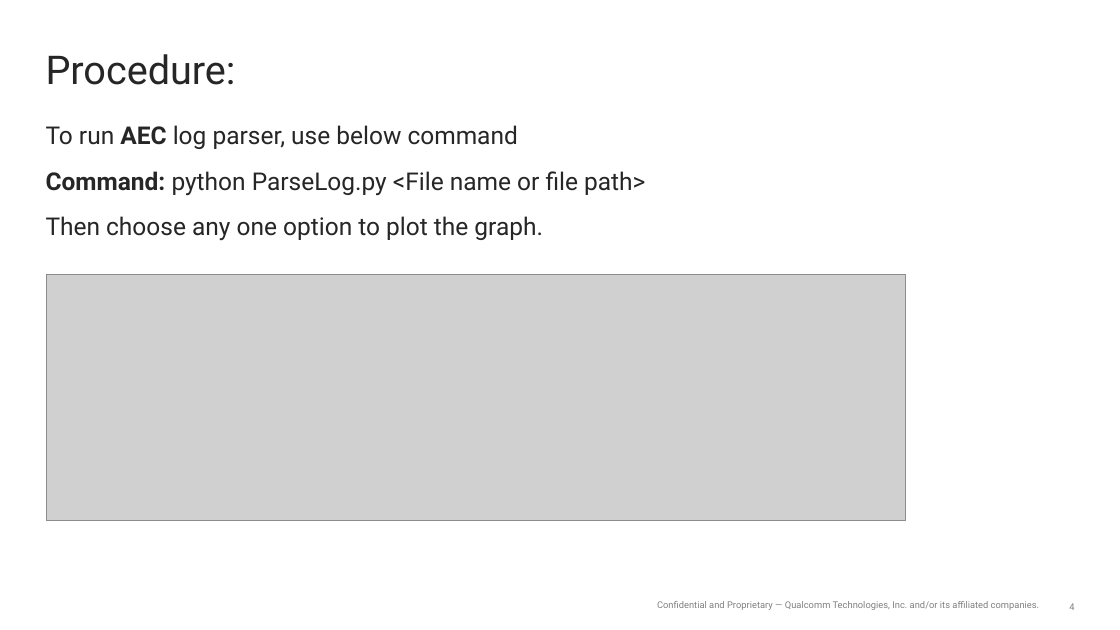
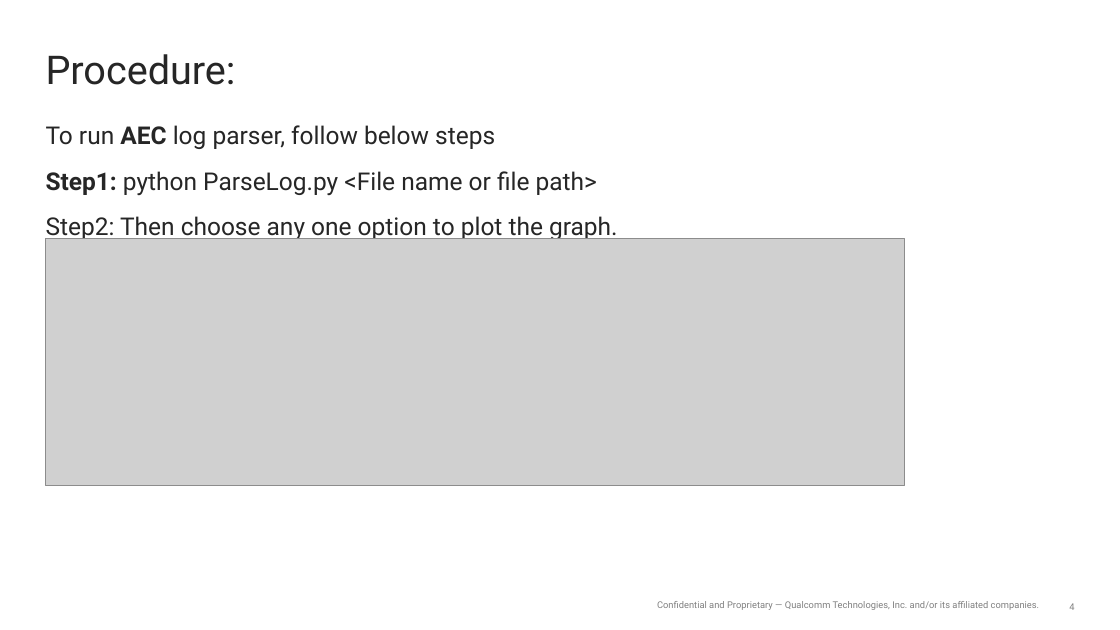
Before and after one commit to dkvg1892/Parse_camx_log, a slide deck: slide 4 of ParseLog_Plot_Graph.pptx. Drawn at 1120x630 pixels with LibreOffice and Linux fonts; fonts in the diff are those of the drawing; grey boxes stand for pictures. Boxes give left, top, right and bottom in pixels: in the first picture for what was removed or moved away, otherwise in the second. Text is boxed around its words. In the diff, an @@ line names an element or a change of style, - is before the commit and + after.

Commit message:
Updated PPT for multicamera
-More snapshots added and updated steps

```diff
--- a/ParseLog_Plot_Graph.pptx
+++ b/ParseLog_Plot_Graph.pptx
@@ text at <box>46,125,618,241</box>: text changed @@
-            To run AEC log parser, use below command
-            Command: python ParseLog.py <File name or file path>
-            Then choose any one option to plot the graph.
+            To run AEC log parser, follow below steps
+            Step1: python ParseLog.py <File name or file path>
+            Step2: Then choose any one option to plot the graph.
@@ picture: place and size @@
-picture at <box>46,274,906,521</box>
+picture at <box>45,239,905,486</box>
```
Also in this commit, not shown: 3 other slides changed, 7 slides added.
